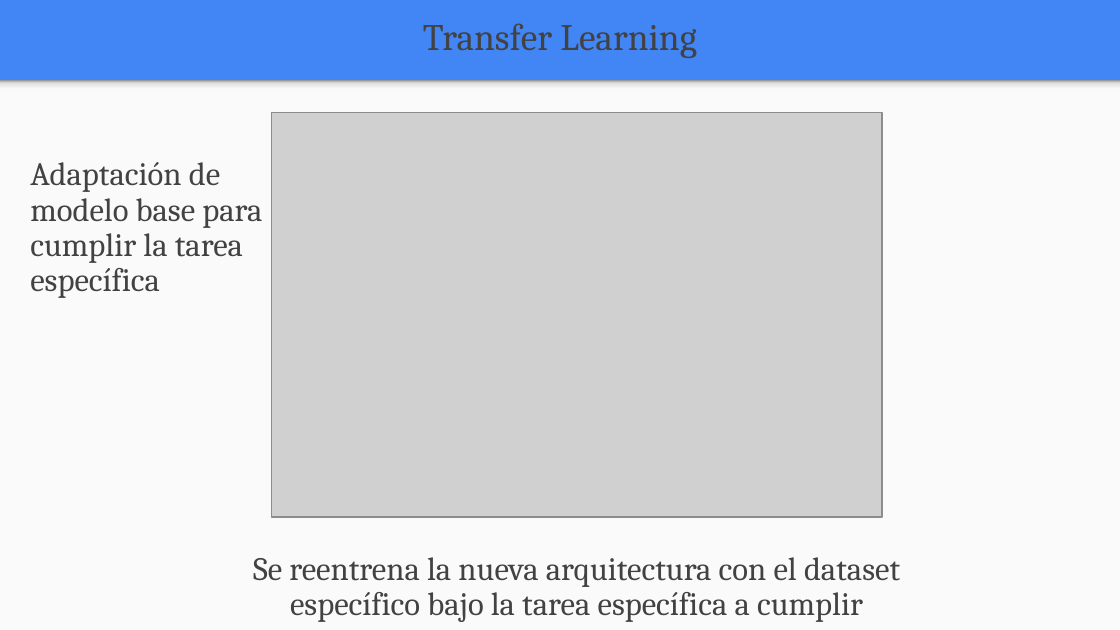
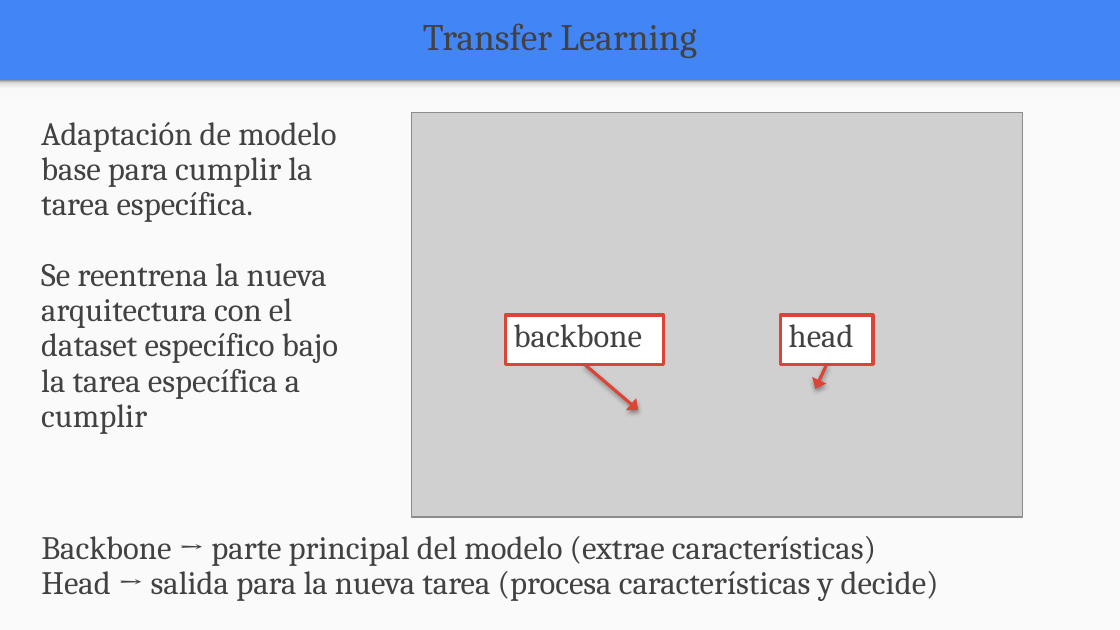
Before and after one commit to FIUBA-Posgrado-Inteligencia-Artificial/aprendizaje_profundo, a slide deck: slide 4 of clase_8/teoria/clase_8.pptx (slide 5 before the commit). Drawn at 1120x630 pixels with LibreOffice and Linux fonts; fonts in the diff are those of the drawing; grey boxes stand for pictures. Boxes give left, top, right and bottom in pixels: in the first picture for what was removed or moved away, otherwise in the second. Text is boxed around its words. In the diff, an @@ line names an element or a change of style, - is before the commit and + after.

```diff
--- a/clase_8/teoria/clase_8.pptx
+++ b/clase_8/teoria/clase_8.pptx
@@ picture: place and size @@
-picture at (271,113,881,517)
+picture at (411,113,1021,517)
@@ text at (41,122,338,434): text changed @@
-Adaptación de modelo base para cumplir la tarea específica
+Adaptación de modelo base para cumplir la tarea específica.
+Se reentrena la nueva arquitectura con el dataset específico bajo la tarea específica a cumplir
@@ rectangle added at (505,315,664,364), fill #FFFFFF, outline #DB4437 2 pt, 21 pt, text #424242 @@
+backbone
@@ rectangle added at (781,315,874,364), fill #FFFFFF, outline #DB4437 2 pt, 21 pt, text #424242 @@
+head
@@ arrow added from (585, 364) to (638, 410), #DB4437 2 pt @@
@@ arrow added from (827, 364) to (815, 389), #DB4437 2 pt @@
@@ text added at (41,536,939,601), 21 pt, text #424242 @@
+Backbone → parte principal del modelo (extrae características)
+Head → salida para la nueva tarea (procesa características y decide)
@@ text removed at (253,557,900,622) @@
-Se reentrena la nueva arquitectura con el dataset específico bajo la tarea específica a cumplir
```
Also in this commit, not shown: 8 other slides changed, 2 other files.
